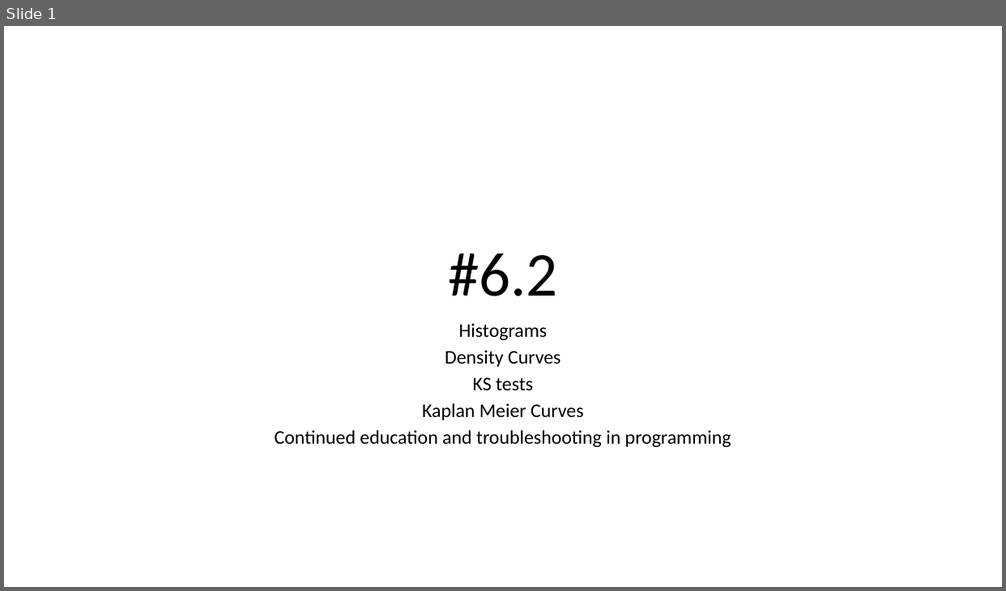
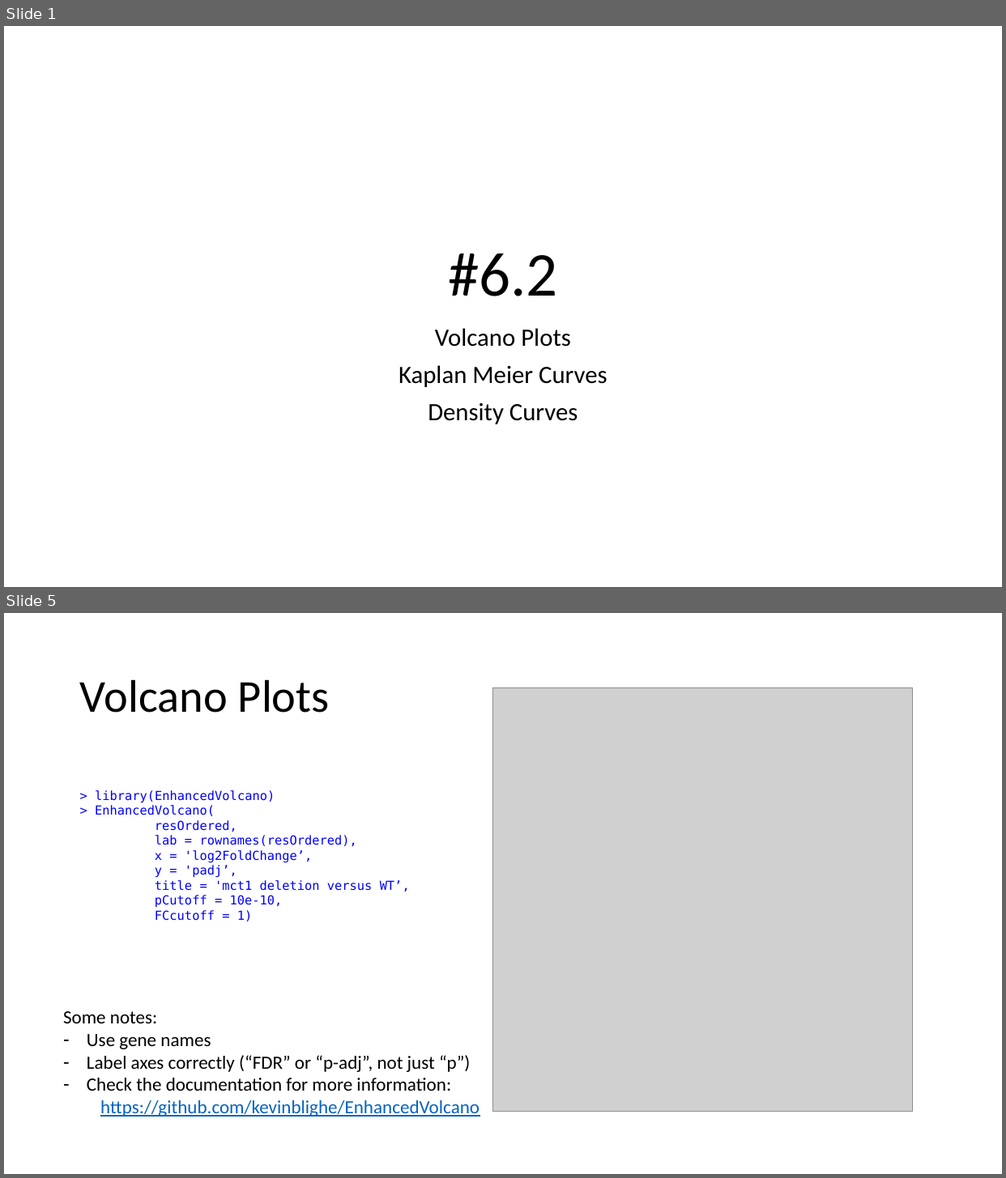
Before and after one commit to j-berg/bioinformatics-bootcamp, a slide deck: class_6_2/class_6_2.pptx. Shown one above the other, each under a label of ours: slide 1 before the commit, slides 1 and 5 after it; the slides between them are not shown. The pictures are 1006x591 and 1006x1178 pixels, drawn with LibreOffice and Linux fonts; fonts in the diff are those of the drawing; grey boxes stand for pictures. Boxes give left, top, right and bottom in pixels: in the first picture for what was removed or moved away, otherwise in the second. Text is boxed around its words. In the diff, an @@ line names an element or a change of style, - is before the commit and + after.

```diff
--- a/class_6_2/class_6_2.pptx
+++ b/class_6_2/class_6_2.pptx
@@ slide 5 added at <box>4,613,1002,1174</box>, background #FFFFFF @@
@@ title added at <box>80,679,330,713</box>, 44 pt, text #000000 @@
+Volcano Plots
@@ picture added at <box>493,688,913,1112</box> @@
@@ text added at <box>95,790,410,922</box>, 12 pt, text #0000FF @@
+> library(EnhancedVolcano)
+> EnhancedVolcano(
+resOrdered,
+lab = rownames(resOrdered),
+x = 'log2FoldChange’,
+y = 'padj’,
+title = 'mct1 deletion versus WT’,
+pCutoff = 10e-10,
+FCcutoff = 1)
@@ text added at <box>63,1012,479,1117</box>, 18 pt, text #000000 @@
+Some notes:
+– Use gene names
+– Label axes correctly (“FDR” or “p-adj”, not just “p”)
+– Check the documentation for more information:
+  https://github.com/kevinblighe/EnhancedVolcano
@@ slide 1 changed as well @@
@@ subtitle at <box>398,328,607,387</box>: text changed; size 18.6 to 24 pt @@
-Histograms
+Volcano Plots
+Kaplan Meier Curves
@@ subtitle at <box>275,378,731,447</box>: paragraphs removed @@
-KS tests
-Kaplan Meier Curves
-Continued education and troubleshooting in programming
@@ subtitle at <box>428,403,578,425</box>: size 18.6 to 24 pt in "Density Curves"; line spacing 0.7 to 0.9 @@
```
Also in this commit, not shown: 8 other slides added, 4 other files.
